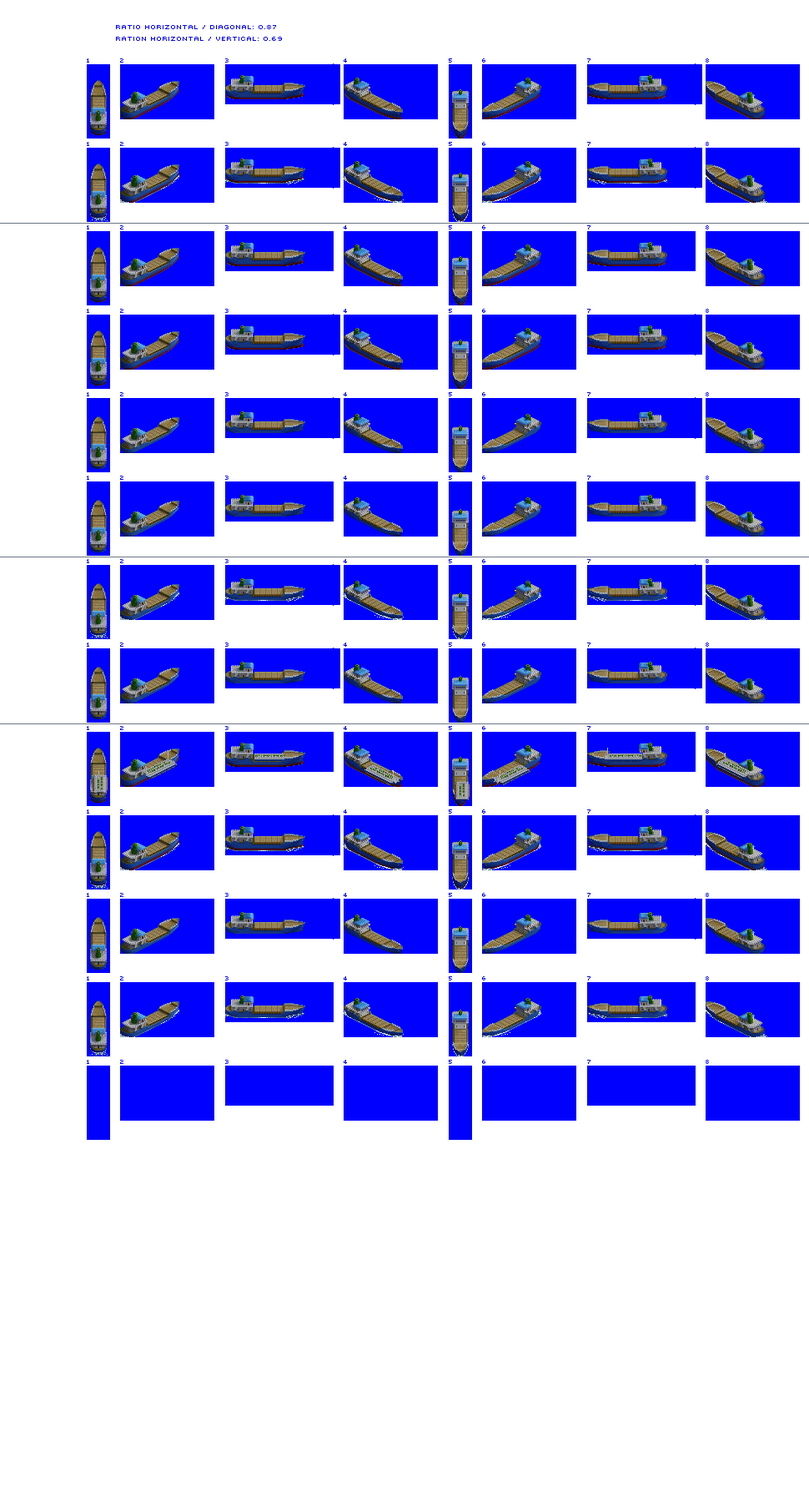
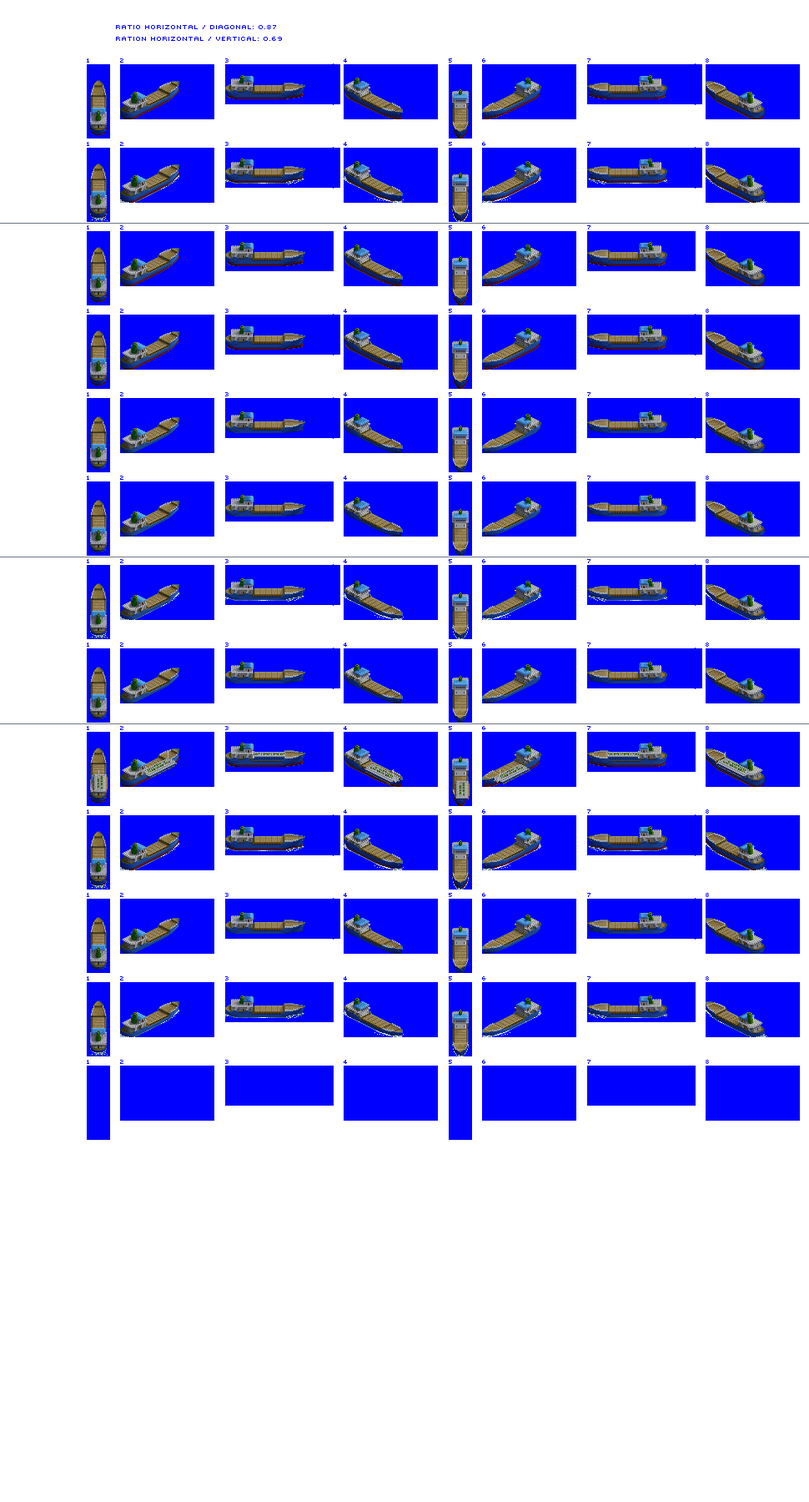
Before/after of a w=809, h=1502 layered artwork. What changed in the layer stack:
painted on "Layer 8" over <box>92,747,751,801</box>
